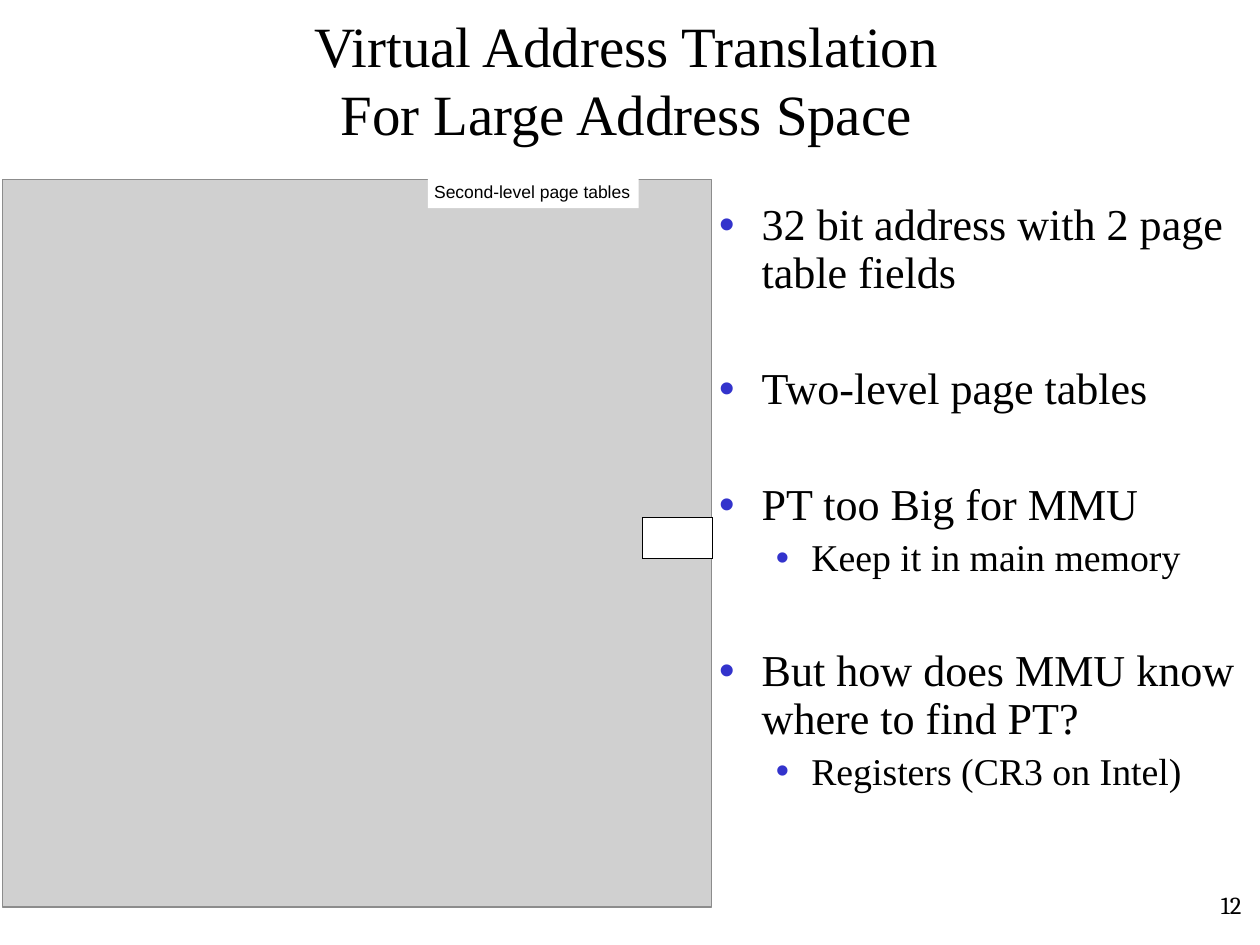
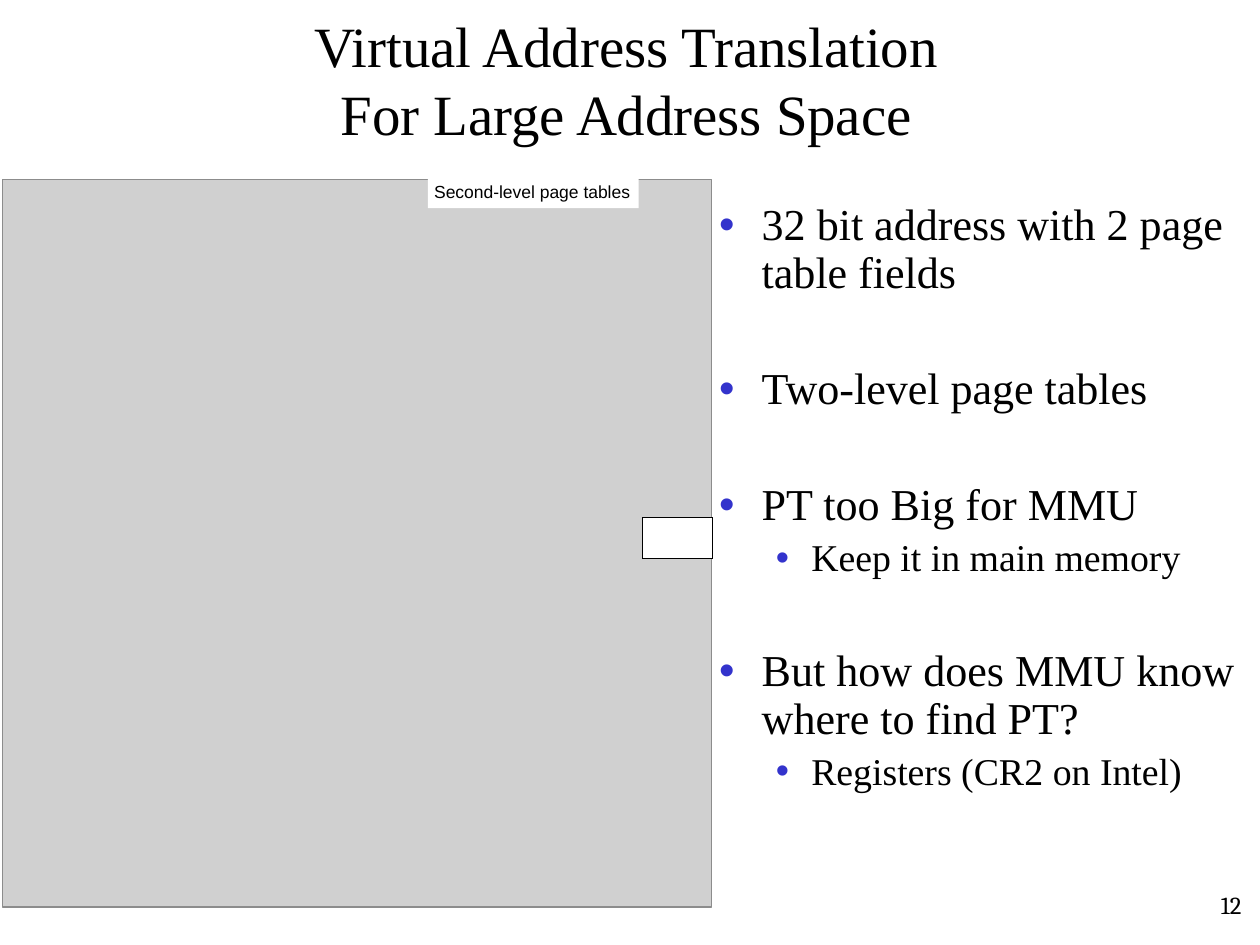
Before and after one commit to oscourse/oscourse.github.io, a slide deck: slide 12 of slides/virtual_memory_intro.pptx. Drawn at 1260x945 pixels with LibreOffice and Linux fonts; fonts in the diff are those of the drawing; grey boxes stand for pictures. Boxes give left, top, right and bottom in pixels: in the first picture for what was removed or moved away, otherwise in the second. Text is boxed around its words. In the diff, an @@ line names an element or a change of style, - is before the commit and + after.

```diff
--- a/slides/virtual_memory_intro.pptx
+++ b/slides/virtual_memory_intro.pptx
@@ text at (x1=811, y1=758, x2=1182, y2=793): text changed @@
-  • Registers (CR3 on Intel)
+  • Registers (CR2 on Intel)
```
Also in this commit, not shown: 3 other slides changed, 1 slide removed, 3 other files.
